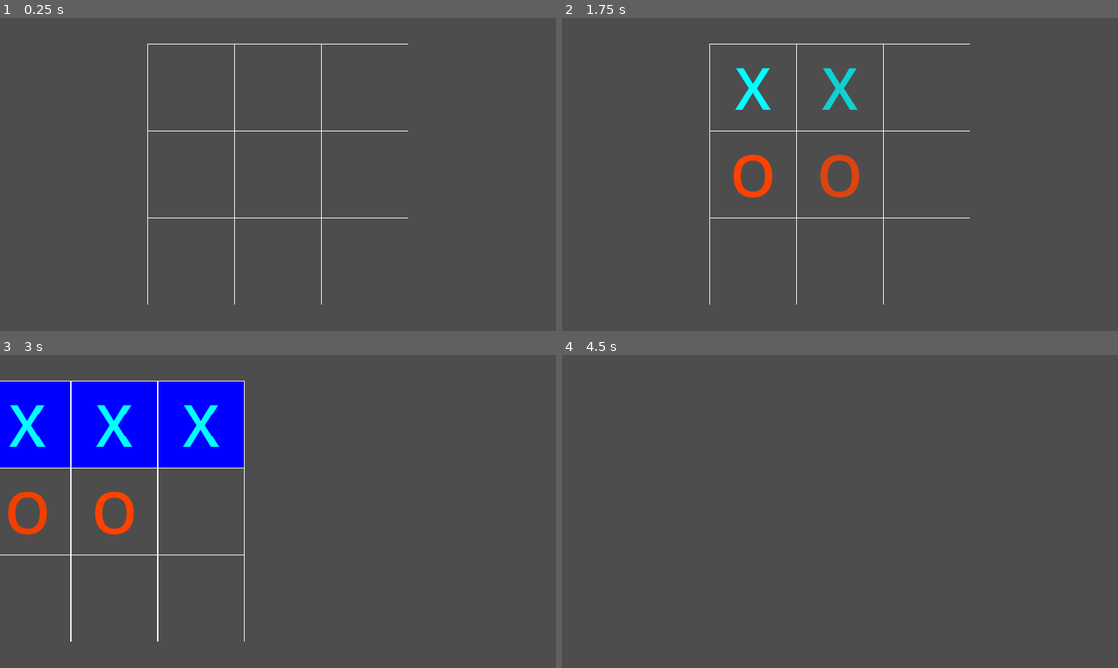
Above: before the commit, frames 1-4 (two rows, left to right).
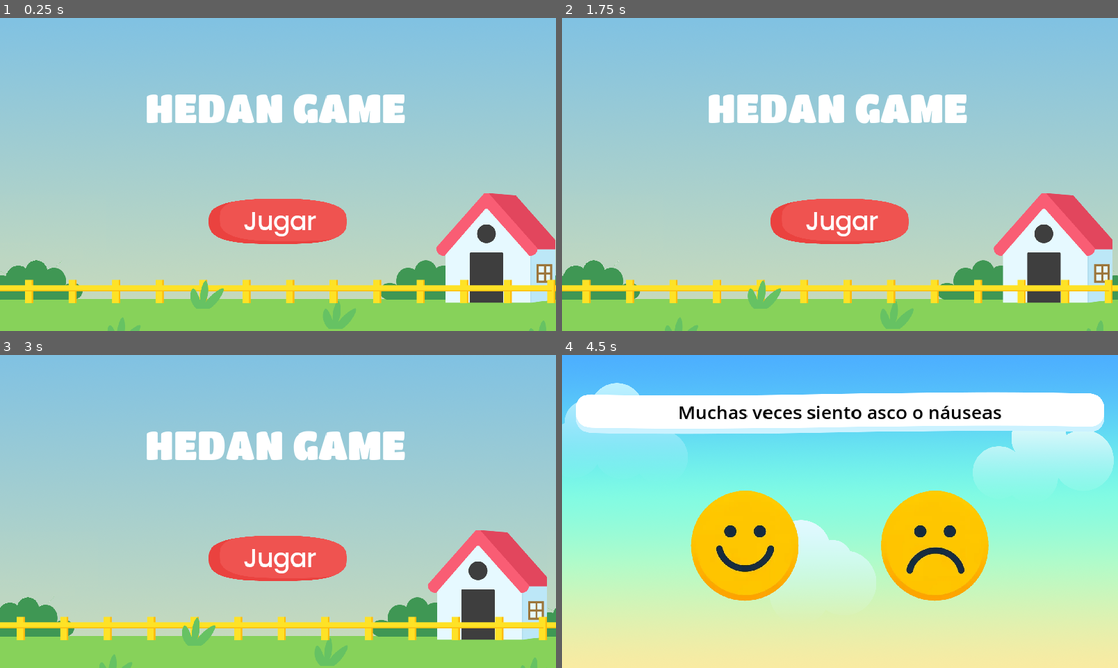
Above: after the commit, the same moments.

Repository: dennis-lincango/RespaldoGame
Game: Godot game, scene res://src/intro/intro.tscn
The game is run twice, just before and just after one commit, with the same random seed, the same clock (stepped at 60 frames per second) and the same inputs. Before the commit the project starts from res://src/minigames/tic_tac_toe/tic_tac_toe.tscn.
Inputs (mouse positions are in pixels of both pictures, inside the frame that each line leads up to):
- Up to frame 1 (0.25 s): no input
- Up to frame 2 (1.75 s): click (751, 86) at 0.52 s; click (840, 86) at 1.27 s
- Up to frame 3 (3 s): click (366, 423) at 2.02 s; click (72, 511) at 2.75 s, where only the run before the commit has a clickable "O"
- Up to frame 4 (4.5 s): click (584, 511) at 3.5 s, where only the run before the commit has a clickable "O"; move the mouse to (812, 574) at 4.27 s; click (812, 574) at 4.42 s

The runs differ from the first frame. In frame 1, 99% of the frame differs, in the area x 0-100%, y 0-100%; in frame 2, 99%; in frame 3, 99%; in frame 4, 100%.

Commit message:
feat: add introduction screen

Diff:
--- a/project.godot
+++ b/project.godot
@@ -11,7 +11,7 @@
 [application]
 
 config/name="[COPIA] HEDAN | Juego"
-run/main_scene="res://src/minigames/tic_tac_toe/tic_tac_toe.tscn"
+run/main_scene="res://src/intro/intro.tscn"
 config/features=PackedStringArray("4.2", "GL Compatibility")
 config/icon="res://icon.svg"
 
--- /dev/null
+++ b/src/intro/Area2D.gd
@@ -0,0 +1,15 @@
+extends Area2D
+
+# Conectar la señal input_event desde el script en _ready
+func _ready():
+	self.connect("input_event", Callable(self, "_on_Area2D_input_event"))
+
+# Función para manejar el evento de entrada
+func _on_Area2D_input_event(_viewport, event, _shape_idx):
+	if event is InputEventMouseButton and event.pressed:
+		change_scene()
+
+# Función para cambiar la escena
+func change_scene():
+	get_tree().change_scene_to_file("res://src/questionnaire/questionnaire.tscn")
+	self.queue_free()
--- /dev/null
+++ b/src/intro/intro.gd
@@ -0,0 +1,15 @@
+extends Area2D
+
+# Conectar la señal input_event desde el script en _ready
+func _ready():
+    self.connect("input_event", Callable(self, "_on_Area2D_input_event"))
+
+# Función para manejar el evento de entrada
+func _on_Area2D_input_event(viewport, event, shape_idx):
+    if event is InputEventMouseButton and event.button_index == MouseButton.LEFT and event.pressed:
+        change_scene()
+
+# Función para cambiar la escena
+func change_scene():
+    var new_scene = load("res://src/questionnaire/questionnaire.tscn")
+    get_tree().change_scene_to(new_scene)
--- /dev/null
+++ b/src/intro/intro.gdshader
@@ -0,0 +1,5 @@
+shader_type canvas_item;
+
+void vertex() {
+	UV.x += TIME * .0055;
+}
--- /dev/null
+++ b/src/intro/intro.tscn
@@ -0,0 +1,74 @@
+[gd_scene load_steps=10 format=3 uid="uid://qm5f0v37na1n"]
+
+[ext_resource type="Shader" path="res://src/intro/intro.gdshader" id="1_sv864"]
+[ext_resource type="Texture2D" uid="uid://nq7456iqleq" path="res://assets/backgrounds/farm_bg.png" id="2_hb3d0"]
+[ext_resource type="FontFile" uid="uid://bdnwtfj0o2gyv" path="res://assets/fonts/TitanOne-Regular.ttf" id="3_wa2jq"]
+[ext_resource type="Texture2D" uid="uid://blg3cg1naay1o" path="res://assets/intro/buttom_play.png" id="4_uo8ui"]
+[ext_resource type="Script" path="res://src/intro/Area2D.gd" id="4_wl4mf"]
+[ext_resource type="FontFile" uid="uid://car5dbnakhbh0" path="res://assets/fonts/Poppins-Medium.ttf" id="5_b5al5"]
+[ext_resource type="Script" path="res://src/common/behaviours/cursor_changer.gd" id="6_hl5iw"]
+
+[sub_resource type="ShaderMaterial" id="ShaderMaterial_n0e8t"]
+shader = ExtResource("1_sv864")
+
+[sub_resource type="CapsuleShape2D" id="CapsuleShape2D_rws3b"]
+radius = 123.18
+height = 251.536
+
+[node name="Intro" type="Node2D"]
+
+[node name="TextureRect" type="TextureRect" parent="."]
+texture_repeat = 2
+material = SubResource("ShaderMaterial_n0e8t")
+offset_top = -719.0
+offset_right = 1920.0
+offset_bottom = 1681.0
+texture = ExtResource("2_hb3d0")
+
+[node name="Title" type="Label" parent="."]
+anchors_preset = 8
+anchor_left = 0.5
+anchor_top = 0.5
+anchor_right = 0.5
+anchor_bottom = 0.5
+offset_left = 501.0
+offset_top = 230.0
+offset_right = 1401.0
+offset_bottom = 385.0
+grow_horizontal = 2
+grow_vertical = 2
+size_flags_horizontal = 4
+theme_override_fonts/font = ExtResource("3_wa2jq")
+theme_override_font_sizes/font_size = 135
+text = "HEDAN GAME"
+
+[node name="Area2D" type="Area2D" parent="."]
+position = Vector2(960, 702)
+scale = Vector2(1.93213, 0.625)
+script = ExtResource("4_wl4mf")
+
+[node name="ButtomPlay" type="Sprite2D" parent="Area2D"]
+position = Vector2(-0.258789, -0.800045)
+scale = Vector2(0.964366, 0.98125)
+texture = ExtResource("4_uo8ui")
+
+[node name="CollisionShape2D" type="CollisionShape2D" parent="Area2D"]
+shape = SubResource("CapsuleShape2D_rws3b")
+
+[node name="CursorChanger" type="Node" parent="Area2D"]
+script = ExtResource("6_hl5iw")
+
+[node name="Play" type="Label" parent="."]
+anchors_preset = 5
+anchor_left = 0.5
+anchor_right = 0.5
+offset_left = 841.0
+offset_top = 641.0
+offset_right = 1093.0
+offset_bottom = 761.0
+grow_horizontal = 2
+theme_override_fonts/font = ExtResource("5_b5al5")
+theme_override_font_sizes/font_size = 85
+text = "Jugar"
+
+[connection signal="input_event" from="Area2D" to="Area2D" method="_on_input_event"]
Binary file added: assets/backgrounds/farm_bg.png
Not shown, added: assets/backgrounds/farm_bg.png.import
Binary file added: assets/fonts/Poppins-Medium.ttf
Not shown, added: assets/fonts/Poppins-Medium.ttf.import
Binary file added: assets/fonts/TitanOne-Regular.ttf
Not shown, added: assets/fonts/TitanOne-Regular.ttf.import
Binary file added: assets/intro/buttom_play.png
Not shown, added: assets/intro/buttom_play.png.import
